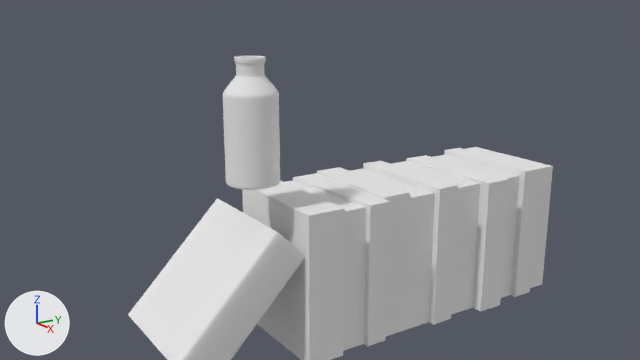
An edit to the Blender file Assets/models/house/floor02/secret_room_sw/secret_room_sw_furniture.blend, drawn before and after from the same camera.
Rendered twice from the file's camera 'Camera'. Lighting does not change. The marker at lower left points along +X, +Y and +Z.

In view in the first picture: 'book.001', 'book_row.001', 'bottle', 'label'.
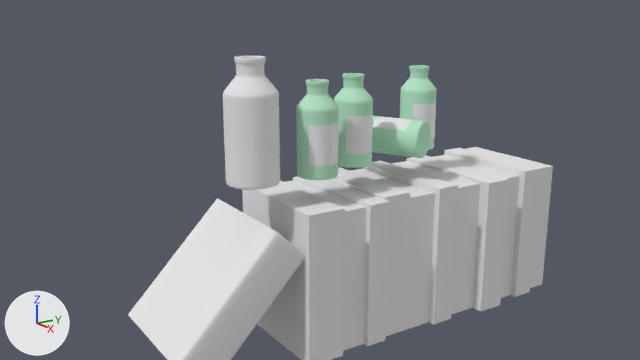
Commit message: secret_room_sw_furniture: more bottle work

Patch to the scene script:
```diff
--- a/Assets/models/house/floor02/secret_room_sw/secret_room_sw_furniture.blend.py
+++ b/Assets/models/house/floor02/secret_room_sw/secret_room_sw_furniture.blend.py
@@ ob_bottle_002 @@
+ob_bottle_002 = bpy.data.objects.new('bottle.002', me_cylinder_001.copy())  # the mesh of ob_bottle
+ob_bottle_002.parent = ob_bottle_001
+ob_bottle_002.location = (-2.105, 0.0, 2.014)
@@ ob_bottle_001 @@
+ob_bottle_001 = bpy.data.objects.new('bottle.001', None)
+ob_bottle_001.location = (-1.785, 0.203, 1.981)
+ob_bottle_001.scale = (1.14, 1.14, 1.14)
@@ ob_label_001 @@
+ob_label_001 = bpy.data.objects.new('label.001', me_cylinder_003)  # 384 vertices, 353 faces; spans x -0.054..0.054, y -0.054..0.054, z -0.1..0.151; in mat_secret_room_sw_bottle_001 (its picture is missing); modifiers SUBSURF, SOLIDIFY
+ob_label_001.parent = ob_bottle_001
+ob_label_001.location = (-2.105, 0.0, 2.014)
@@ ob_label_002 @@
+ob_label_002 = bpy.data.objects.new('label.002', me_cylinder_005)  # 384 vertices, 353 faces; spans x -0.054..0.054, y -0.054..0.054, z -0.1..0.151; in mat_secret_room_sw_bottle_001 (its picture is missing); modifiers SUBSURF, SOLIDIFY
+ob_label_002.parent = ob_bottle_003
+ob_label_002.location = (-2.105, 0.0, 2.014)
@@ ob_bottle_003 @@
+ob_bottle_003 = bpy.data.objects.new('bottle.003', None)
+ob_bottle_003.location = (-1.847, 0.376, 1.981)
+ob_bottle_003.scale = (1.14, 1.14, 1.14)
@@ ob_bottle_004 @@
+ob_bottle_004 = bpy.data.objects.new('bottle.004', me_cylinder_001.copy())  # the mesh of ob_bottle
+ob_bottle_004.parent = ob_bottle_003
+ob_bottle_004.location = (-2.105, 0.0, 2.014)
@@ ob_bottle_006 @@
+ob_bottle_006 = bpy.data.objects.new('bottle.006', me_cylinder_001.copy())  # the mesh of ob_bottle
+ob_bottle_006.parent = ob_bottle_005
+ob_bottle_006.location = (-2.105, 0.0, 2.014)
@@ ob_bottle_005 @@
+ob_bottle_005 = bpy.data.objects.new('bottle.005', None)
+ob_bottle_005.location = (-1.876, 0.563, 1.932)
+ob_bottle_005.rotation_euler = (0.469, -1.571, 0.0)  # degrees (27, -90, 0)
+ob_bottle_005.scale = (1.14, 1.14, 1.14)
@@ ob_label_003 @@
+ob_label_003 = bpy.data.objects.new('label.003', me_cylinder_008)  # 384 vertices, 353 faces; spans x -0.054..0.054, y -0.054..0.054, z -0.1..0.151; in mat_secret_room_sw_bottle_001 (its picture is missing); modifiers SUBSURF, SOLIDIFY
+ob_label_003.parent = ob_bottle_005
+ob_label_003.location = (-2.105, 0.0, 2.014)
@@ ob_label_004 @@
+ob_label_004 = bpy.data.objects.new('label.004', me_cylinder_009)  # 384 vertices, 353 faces; spans x -0.054..0.054, y -0.054..0.054, z -0.1..0.151; in mat_secret_room_sw_bottle_001 (its picture is missing); modifiers SUBSURF, SOLIDIFY
+ob_label_004.parent = ob_bottle_007
+ob_label_004.location = (-2.105, 0.0, 2.014)
@@ ob_bottle_007 @@
+ob_bottle_007 = bpy.data.objects.new('bottle.007', None)
+ob_bottle_007.location = (-1.918, 0.704, 1.981)
+ob_bottle_007.scale = (1.14, 1.14, 1.14)
@@ ob_bottle_008 @@
+ob_bottle_008 = bpy.data.objects.new('bottle.008', me_cylinder_001.copy())  # the mesh of ob_bottle
+ob_bottle_008.parent = ob_bottle_007
+ob_bottle_008.location = (-2.105, 0.0, 2.014)
```

What differs and where, as boxes (x1, y1, x2, y2) in the pictures (640 x 360 px):
'label.001', added (green)
    after: (296, 79, 339, 180)
'label.002', added (green)
    after: (334, 73, 373, 168)
'label.003', added (green)
    after: (372, 116, 431, 158)
'label.004', added (green)
    after: (400, 65, 437, 150)
'bottle.002', added
    after: (309, 122, 339, 166)
'bottle.004', added
    after: (346, 114, 373, 154)
'bottle.008', added
    after: (413, 102, 436, 138)
'bottle.006', added
    after: (373, 116, 413, 131)
